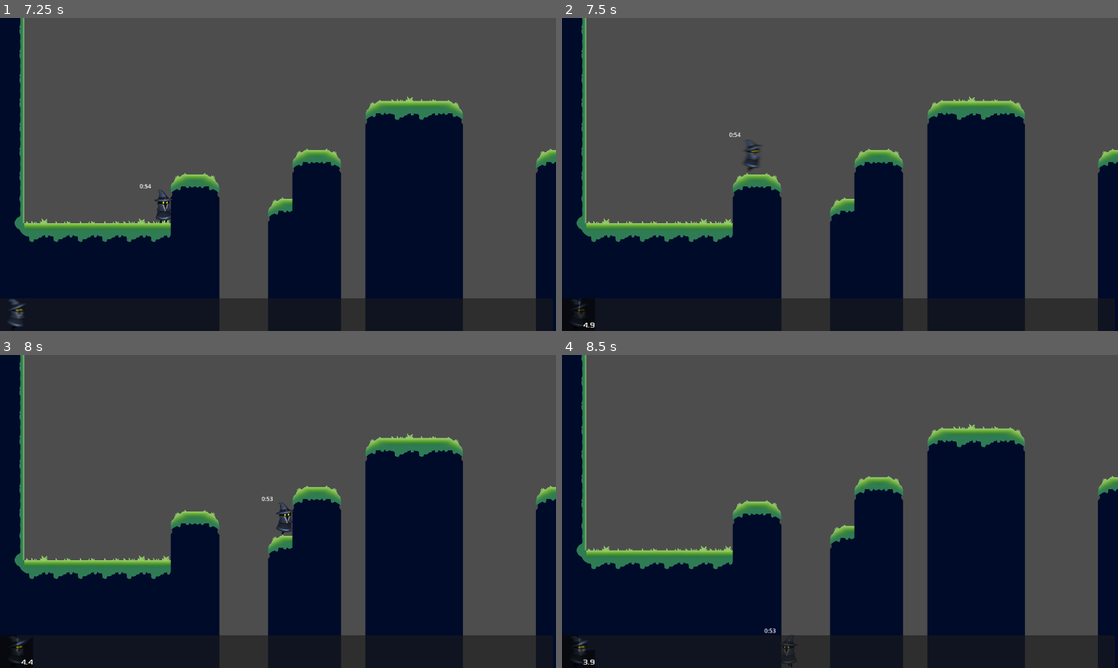
Above: before the commit, frames 1-4 (two rows, left to right).
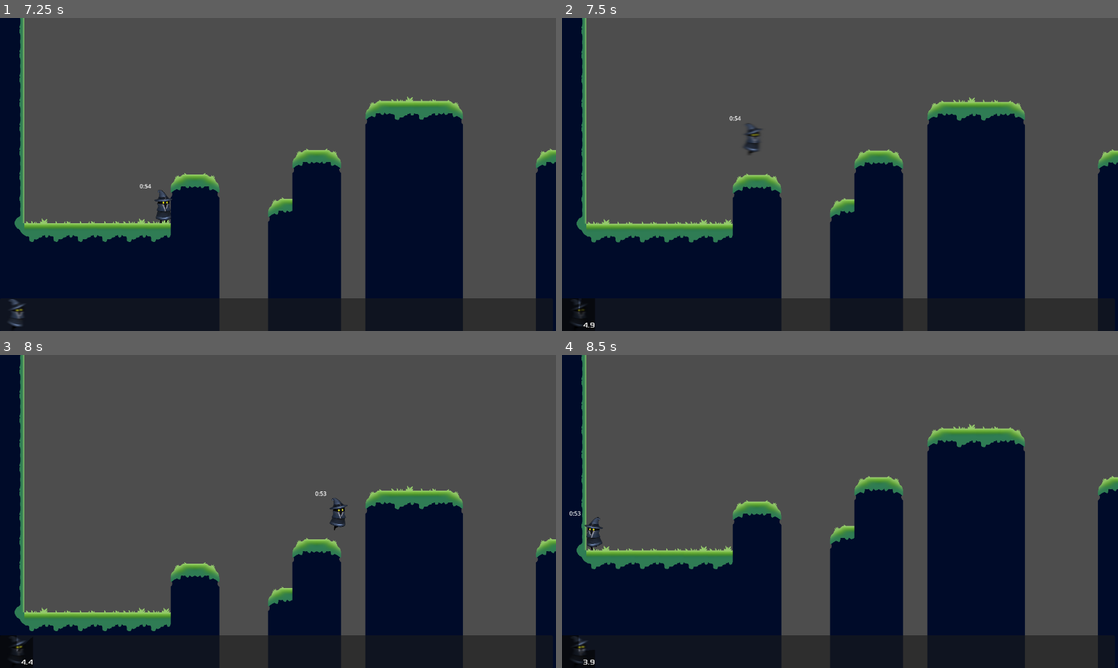
Above: after the commit, the same moments.

Repository: ichirofelipe/ResetGame
Game: Godot game, scene res://scenes/title.tscn
Same seed, same stepped clock (60 frames per second), same inputs: the game is played once before the commit and once after it.
Inputs:
- Up to frame 1 (7.25 s): click "play" at 0.5 s; click "0.0" at 1.25 s; tap Enter at 2 s; hold Right (right) 2.03-2.75 s; tap C (dash) at 2.1 s; tap Up (jump) at 2.27 s; click "4.4" at 2.75 s; click "3.6" at 3.5 s; click "2.9" at 4.25 s; click "2.1" at 5 s; click "1.4" at 5.75 s; click "0.6" at 6.5 s
- Up to frame 2 (7.5 s): tap Space at 7.25 s; hold Right (right) from 7.28 s (still down); tap C (dash) at 7.35 s
- Up to frame 3 (8 s): keep holding Right (right); tap Up (jump) at 7.52 s
- Up to frame 4 (8.5 s): release Right (right) at 8.03 s; hold Left (left) from 8.03 s (still down); hold X (run) from 8.03 s (still down); tap C (dash) at 8.3 s

Frame 1 is identical in both runs. In frame 2, 0.7% of the frame differs, in the area x 2-100%, y 2-72%; in frame 3, 15%, in the area x 2-100%, y 0-89%; in frame 4, 0.2%.

Commit message:
fix: mid air dash adjustment

Diff:
--- a/scripts/character/Player.gd
+++ b/scripts/character/Player.gd
@@ -8,9 +8,9 @@
 @export var skills: Dictionary = {"dash": 5}
 @export var dashSpeed: float = 2000.0
 
-const GRAVITY = 65
 
 
+var gravity = 65
 var direction: int = 1
 var dashTimer: float = 0;
 var doubleJump: bool = true
@@ -27,7 +27,7 @@
 
 
 func fall():
-	velocity.y += GRAVITY
+	velocity.y += gravity
 	move_and_slide()
 	velocity.x = lerp(velocity.x, .0, 0.2)
 
--- a/scripts/character/characterAir.gd
+++ b/scripts/character/characterAir.gd
@@ -7,7 +7,6 @@
 var velX: float
 var Mspeed: float
 var Rspeed: float
-
 
 func Physics_Update(_delta: float):
 	stateValidation(_delta)
--- a/scripts/character/characterDash.gd
+++ b/scripts/character/characterDash.gd
@@ -5,6 +5,7 @@
 @export var animation: AnimatedSprite2D
 
 var canDash: bool
+var tmpGravity: float
 
 func Enter():
 	canDash = true
@@ -12,6 +13,10 @@
 	player.dashTimer = player.skills.dash
 	player.dash()
 	player.dashSpeed = 0;
+	tmpGravity = player.gravity
+
+	if !player.is_on_floor():
+		player.gravity = 0
 
 func Physics_Update(_delta: float):
 	stateValidation()
@@ -37,6 +42,7 @@
 		player.velocity.x = player.getLerp(player.dashSpeed * player.direction, 0.5)
 	else:
 		player.velocity.x = player.getLerp(.0, 0.9)
+		player.gravity = tmpGravity
 
 
 func _on_dash_length_timeout():
